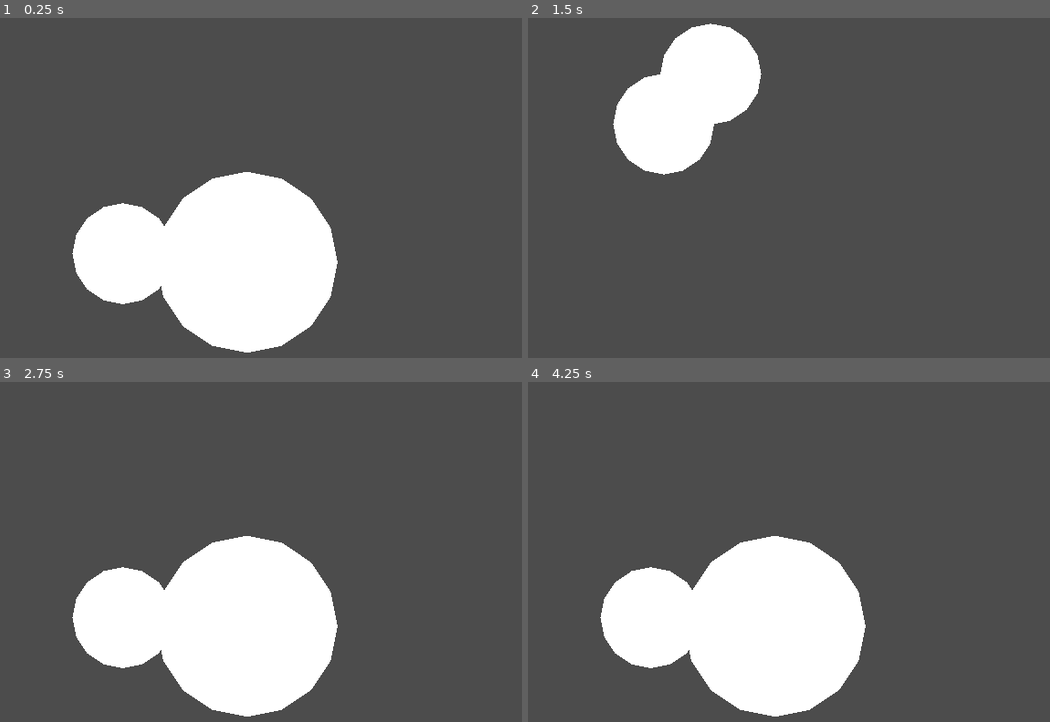
Above: before the commit, frames 1-4 (two rows, left to right).
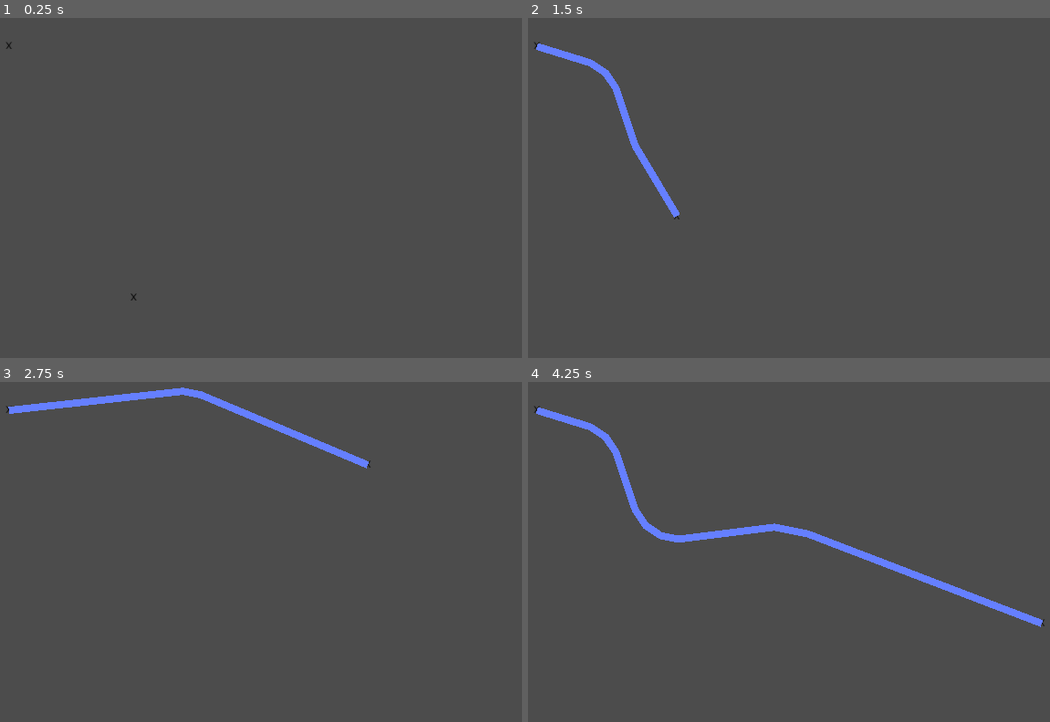
Above: after the commit, the same moments.

Repository: accmltr/top-down-defense
Game: Godot game, scene res://Scenes/pathfindingTestScene.tscn
The game is run twice, just before and just after one commit, with the same random seed, the same clock (stepped at 60 frames per second) and the same inputs.
Inputs (mouse positions are in pixels of both pictures, inside the frame that each line leads up to):
- Up to frame 1 (0.25 s): no input
- Up to frame 2 (1.5 s): tap Enter at 0.5 s; move the mouse to (982, 174) at 0.52 s; press the mouse at (982, 174) at 0.53 s; move the mouse to (674, 215) at 1.27 s; release the mouse at (674, 215) at 1.28 s; click (674, 215) at 1.35 s
- Up to frame 3 (2.75 s): tap Space at 2 s; move the mouse to (365, 463) at 2.02 s; press the mouse at (365, 463) at 2.03 s
- Up to frame 4 (4.25 s): tap Enter at 2.75 s; move the mouse to (783, 643) at 2.77 s; release the mouse at (783, 643) at 2.78 s; click (783, 643) at 2.85 s; tap Space at 3.5 s; move the mouse to (1039, 623) at 3.52 s; press the mouse at (1039, 623) at 3.53 s

The runs differ from the first frame. In frame 1, 18% of the frame differs, in the area x 1-65%, y 6-99%; in frame 2, 8.6%; in frame 3, 20%; in frame 4, 21%, in the area x 1-99%, y 6-99%.

Commit message:
Done with functionality for generating navpoly!

Diff:
--- a/Top-down Defense (Godot Project)/Scenes/pathfindingTestScene.tscn
+++ b/Top-down Defense (Godot Project)/Scenes/pathfindingTestScene.tscn
@@ -11,7 +11,8 @@
 [node name="test scene" type="Node2D"]
 
 [node name="NavigationPolygonVisualizer" type="Polygon2D" parent="."]
-polygon = PoolVector2Array( 680, 150, 525, 224, 386, 435, 497, 549, 822, 422, 767, 214 )
+color = Color( 0.121569, 0.72549, 0.129412, 1 )
+polygon = PoolVector2Array( 457, 49, 209, 14, 70, 94, 128, 272, 344, 527, 618, 537, 920, 331, 778, 5 )
 
 [node name="Circle Colliders" type="Node" parent="."]
 
@@ -20,18 +21,58 @@
 shape = SubResource( 1 )
 
 [node name="turret2" type="CollisionShape2D" parent="Circle Colliders"]
-position = Vector2( 289, 200 )
+position = Vector2( 310, 206 )
 shape = SubResource( 1 )
 
 [node name="turret3" type="CollisionShape2D" parent="Circle Colliders"]
 position = Vector2( 355, 130 )
 shape = SubResource( 1 )
 
+[node name="turret4" type="CollisionShape2D" parent="Circle Colliders"]
+position = Vector2( 161, 175 )
+shape = SubResource( 1 )
+
 [node name="Wall" type="CollisionShape2D" parent="Circle Colliders"]
-position = Vector2( 445, 394 )
+position = Vector2( 444, 377 )
 shape = SubResource( 2 )
 
 [node name="Navigation2D" type="Navigation2D" parent="."]
 script = ExtResource( 1 )
 
 [node name="NavigationPolygonInstance" type="NavigationPolygonInstance" parent="Navigation2D"]
+
+[node name="Node2D" type="Node2D" parent="Navigation2D"]
+position = Vector2( 111, 91 )
+
+[node name="Label" type="Label" parent="Navigation2D/Node2D"]
+modulate = Color( 0, 0, 0, 1 )
+anchor_left = 0.5
+anchor_top = 0.5
+anchor_right = 0.5
+anchor_bottom = 0.5
+margin_left = -20.0
+margin_top = -7.0
+margin_right = 20.0
+margin_bottom = 7.0
+text = "X"
+align = 1
+valign = 1
+
+[node name="Node2D2" type="Node2D" parent="Navigation2D"]
+position = Vector2( 286, 444 )
+
+[node name="Label2" type="Label" parent="Navigation2D/Node2D2"]
+modulate = Color( 0, 0, 0, 1 )
+anchor_left = 0.5
+anchor_top = 0.5
+anchor_right = 0.5
+anchor_bottom = 0.5
+margin_left = -20.0
+margin_top = -7.0
+margin_right = 20.0
+margin_bottom = 7.0
+text = "X"
+align = 1
+valign = 1
+
+[node name="Line2D" type="Line2D" parent="Navigation2D"]
--- a/Top-down Defense (Godot Project)/Scripts/Pathfinder.gd
+++ b/Top-down Defense (Godot Project)/Scripts/Pathfinder.gd
@@ -1,4 +1,4 @@
-extends Node2D
+extends Navigation2D
 
 class_name Pathfinder
 
@@ -12,16 +12,43 @@
 		var pos = col.global_position
 		circles.append(Vector3(pos.x, pos.y, r))
 
-	var islands = makeIslandPolies(circles)
+	var islands = makeIslandPolies(circles, 15) # Array of island polygons.
+	var polies = incorporate_polies(poly2D.polygon, islands)
+	navpoly_set_polies(polies)
 
-	while true:
-		for i in islands:
-			poly2D.polygon = i
-			yield(get_tree().create_timer(1), "timeout")
+	poly2D.queue_free()
+
+func _input(event):
+	if event.is_action_pressed("LeftMouse"):
+		$Node2D2.global_position = get_global_mouse_position()
+		$Line2D.points = get_simple_path($Node2D.global_position, $Node2D2.global_position)
 
 
+func incorporate_polies(base_nav_poly, polies) -> Array:
+	var base = base_nav_poly
+	var contained_polies = []
+	for p in polies:
+		var res = Geometry.clip_polygons_2d(base, p)
+		if res.size() == 1:
+			base = res[0]
+		if res.size() == 2:
+			if Geometry.is_polygon_clockwise(res[0]):
+				base = res[1]
+				contained_polies.append(res[0])
+			else:
+				base = res[0]
+				contained_polies.append(res[1])
+	contained_polies.append(base)
+	return contained_polies
 
-func makeIslandPolies(circles: PoolVector3Array, inflate_distance: float = 20) -> Array:
+func navpoly_set_polies(polies: Array):
+	var polygon = NavigationPolygon.new()
+	for p in polies:
+		polygon.add_outline(global_transform.xform(p))
+	polygon.make_polygons_from_outlines()
+	$NavigationPolygonInstance.navpoly = polygon
+
+func makeIslandPolies(circles: PoolVector3Array, inflate_distance: float = 0) -> Array:
 	# Inflates all circles and merges overlapping ones.
 	var islands = [] # Array of PV3Arrays with elemnts of type (x_pos, y_pos, radius)
 
@@ -70,21 +97,13 @@
 
 	return islandPolies
 
-
-# UNFINISHED: Needs to fill gap with rect.
 func mergeCircleToPoly(p: PoolVector2Array, c: Vector3) -> PoolVector2Array:
-	var cPoly = makeCirclePolygon(c.z, Vector2(c.x, c.y))
-
-	# Make sure to merge rect to cPoly:
-
-	return Geometry.merge_polygons_2d(p, cPoly)[0] as PoolVector2Array
-
+	var c_poly = makeCirclePolygon(c.z, Vector2(c.x, c.y))
+	return Geometry.merge_polygons_2d(p, c_poly)[0] as PoolVector2Array
 
 func makeCirclePolygon(radius: float, pos: Vector2 = Vector2.ZERO, vertices: float = 16) -> PoolVector2Array:
 	var arm = Vector2.RIGHT * radius
 	var points = PoolVector2Array()
-
 	for i in vertices:
 		points.append(arm.rotated(i * 2.0 * PI / vertices) + pos)
-
 	return points
--- a/Top-down Defense (Godot Project)/project.godot
+++ b/Top-down Defense (Godot Project)/project.godot
@@ -49,7 +49,7 @@
 "language": "GDScript",
 "path": "res://Scripts/Enemy Related/Enemies/MeleeEnemy.gd"
 }, {
-"base": "Node2D",
+"base": "Navigation2D",
 "class": "Pathfinder",
 "language": "GDScript",
 "path": "res://Scripts/Pathfinder.gd"
@@ -140,6 +140,14 @@
 window/stretch/mode="2d"
 window/stretch/aspect="expand"
 
+[input]
+
+LeftMouse={
+"deadzone": 0.5,
+"events": [ Object(InputEventMouseButton,"resource_local_to_scene":false,"resource_name":"","device":0,"alt":false,"shift":false,"control":false,"meta":false,"command":false,"button_mask":0,"position":Vector2( 0, 0 ),"global_position":Vector2( 0, 0 ),"factor":1.0,"button_index":1,"pressed":false,"doubleclick":false,"script":null)
+ ]
+}
+
 [layer_names]
 
 2d_physics/layer_1="Terrain"
